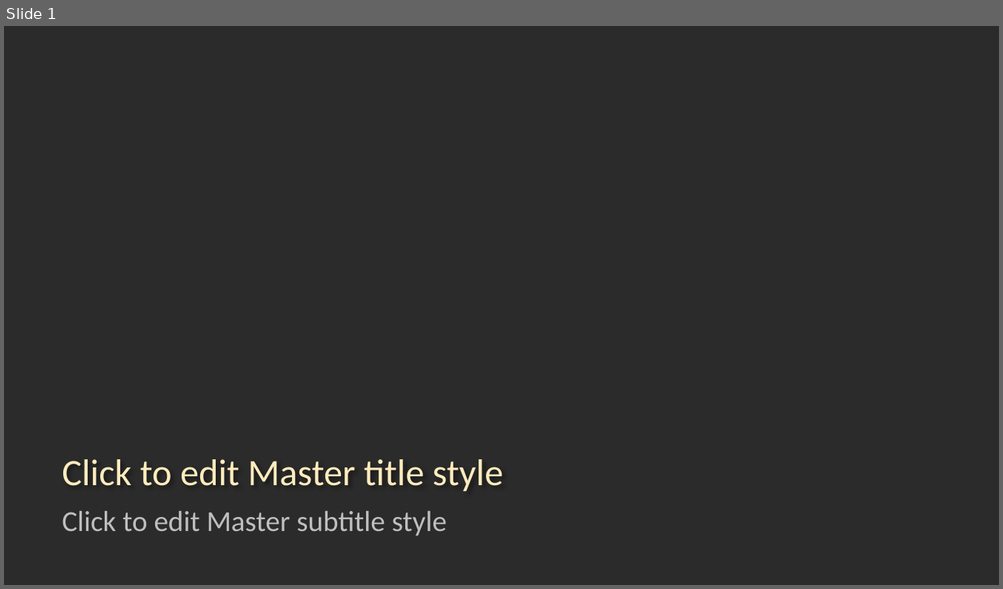
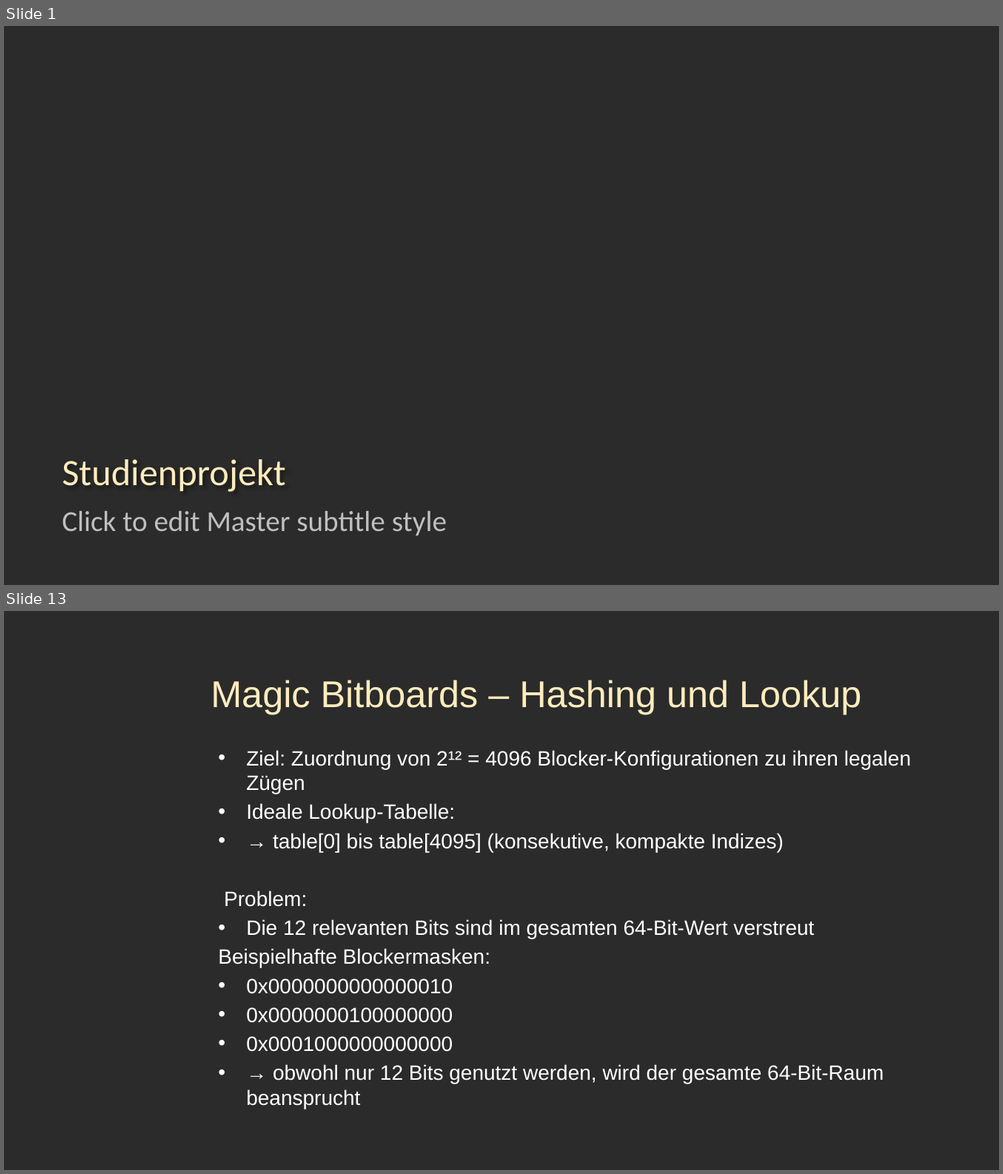
Before and after one commit to mfnomad/chess-cnn, a slide deck: präsentation.pptx. Shown one above the other, each under a label of ours: slide 1 before the commit, slides 1 and 13 after it; the slides between them are not shown. The pictures are 1003x589 and 1003x1174 pixels, drawn with LibreOffice and Linux fonts; fonts in the diff are those of the drawing; background and template pictures are left out; a plain dark background stands for a picture behind light text. Boxes give left, top, right and bottom in pixels: in the first picture for what was removed or moved away, otherwise in the second. Text is boxed around its words. In the diff, an @@ line names an element or a change of style, - is before the commit and + after.

```diff
--- a/präsentation.pptx
+++ b/präsentation.pptx
@@ slide 13 added at (4, 611, 999, 1170), background picture (left out) @@
@@ title added at (210, 680, 861, 715), 36 pt, text #FFECBD @@
+Magic Bitboards – Hashing und Lookup
@@ text added at (218, 750, 910, 1084), 20 pt, text #FFFFFF @@
+• Ziel: Zuordnung von 2¹² = 4096 Blocker-Konfigurationen zu ihren legalen Zügen
+• Ideale Lookup-Tabelle:
+• → table[0] bis table[4095] (konsekutive, kompakte Indizes)
+Problem:
+• Die 12 relevanten Bits sind im gesamten 64-Bit-Wert verstreut
+Beispielhafte Blockermasken:
+• 0x0000000000000010
+• 0x0000000100000000
+• 0x0001000000000000
+• → obwohl nur 12 Bits genutzt werden, wird der gesamte 64-Bit-Raum beansprucht
@@ slide 1 changed as well @@
@@ title at (62, 460, 285, 492): text changed @@
-Click to edit Master title style
+Studienprojekt
```
Also in this commit, not shown: 34 other slides added, 4 slides removed.
